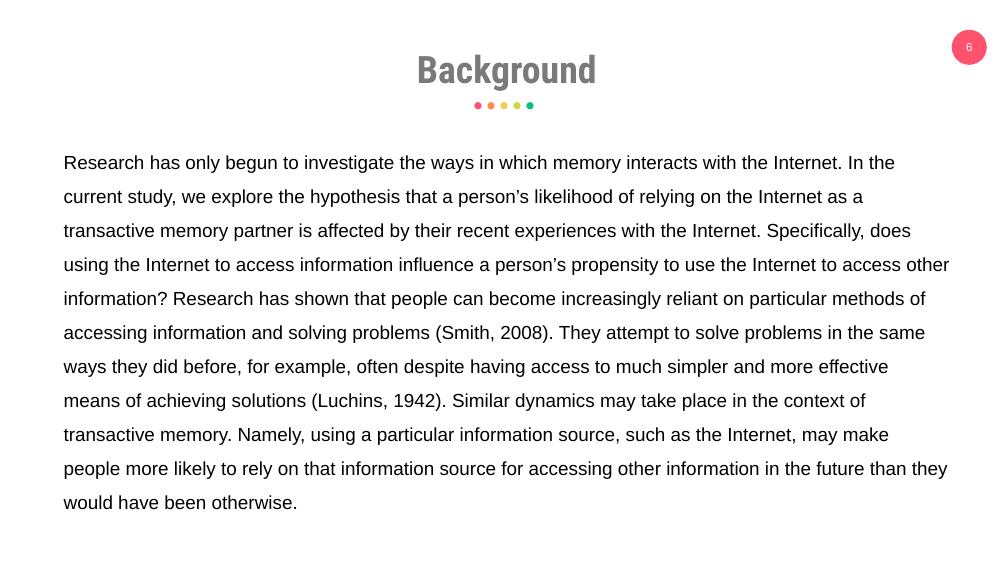
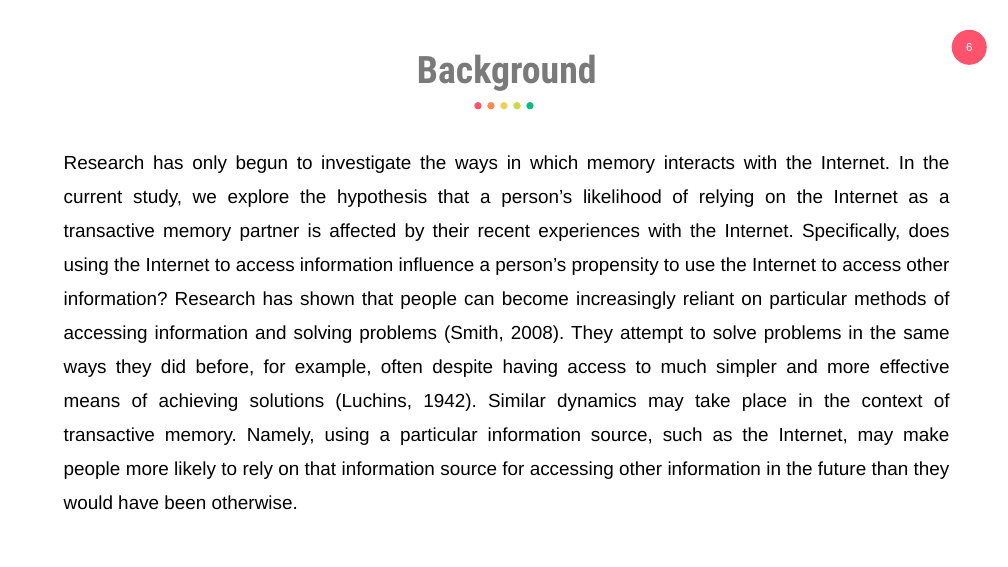
Before and after one commit to eemintz/ResearchML, a slide deck: slide 6 of PresentationEliyahuMintz.pptx. Drawn at 1008x567 pixels with LibreOffice and Linux fonts; fonts in the diff are those of the drawing. Boxes give left, top, right and bottom in pixels: in the first picture for what was removed or moved away, otherwise in the second. Text is boxed around its words. In the diff, an @@ line names an element or a change of style, - is before the commit and + after.

```diff
--- a/PresentationEliyahuMintz.pptx
+++ b/PresentationEliyahuMintz.pptx
@@ text "Research has only begun to ..." at [64,155,950,510]: alignment left to justified @@
```
Also in this commit, not shown: 4 other slides changed, 3 slides added, 2 slides removed.
